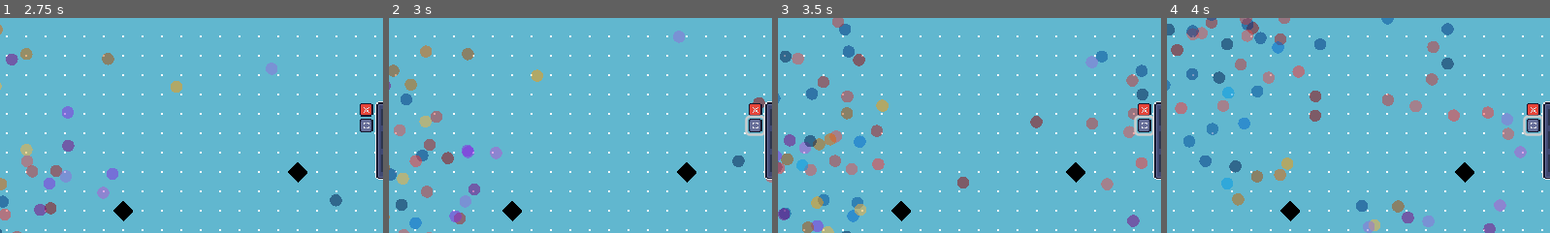
Above: before the commit, frames 1-4 (left to right).
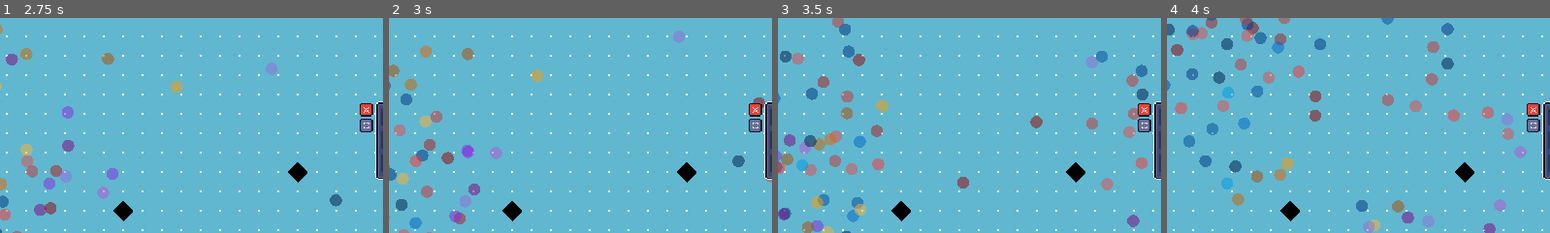
Above: after the commit, the same moments.

Repository: joesobo/EcoSystem
Game: Godot game, scene res://scenes/marching_squares.tscn
The game is run twice, just before and just after one commit, with the same random seed, the same clock (stepped at 60 frames per second) and the same inputs.
Inputs (mouse positions are % of the whole screen's width and height, from its top left):
- Up to frame 1 (2.75 s): drag from (52, 47) to (37, 78) at 0.52 s; drag from (30, 54) to (18, 90) at 1.27 s; move the mouse to (60, 27) at 2.02 s; hold B (toggle_breeding) from 2.03 s (still down); click (60, 27) at 2.17 s
- Up to frame 2 (3 s): release B (toggle_breeding) at 2.75 s; click (59, 33) at 2.75 s
- Up to frame 3 (3.5 s): no input
- Up to frame 4 (4 s): click (59, 33) at 3.5 s
The pictures show only the part of the screen within x 11-61%, y 8-58%; the shares and areas given below are measured in that part.

Frame 1 is identical in both runs. In frame 2, 0.2% of the frame differs, in the area x 92-98%, y 45-55%; in frame 3, 0.2%; in frame 4, 0.2%.

Commit message:
draggable menus

Diff:
--- a/scenes/root_menu.tscn
+++ b/scenes/root_menu.tscn
@@ -13,6 +13,10 @@
 [sub_resource type="StyleBoxEmpty" id="StyleBoxEmpty_gwel2"]
 
 [sub_resource type="StyleBoxEmpty" id="StyleBoxEmpty_02f48"]
+
+[sub_resource type="StyleBoxEmpty" id="StyleBoxEmpty_0wfl5"]
+
+[sub_resource type="StyleBoxEmpty" id="StyleBoxEmpty_ge7gn"]
 
 [sub_resource type="StyleBoxEmpty" id="StyleBoxEmpty_ali7a"]
 
@@ -41,6 +45,8 @@
 offset_bottom = 28.0
 theme_override_styles/normal = SubResource("StyleBoxEmpty_gwel2")
 theme_override_styles/hover = SubResource("StyleBoxEmpty_02f48")
+theme_override_styles/pressed = SubResource("StyleBoxEmpty_0wfl5")
+theme_override_styles/focus = SubResource("StyleBoxEmpty_ge7gn")
 action_mode = 0
 icon = ExtResource("3_xj31v")
 
--- a/scripts/ui/root_menu.gd
+++ b/scripts/ui/root_menu.gd
@@ -10,6 +10,18 @@
 
 func _ready():
 	close_button.connect("pressed", Callable(self, "_on_close_button_pressed"))
+	move_button.connect("gui_input", Callable(self, "_on_move_button_pressed"))
 
 func _on_close_button_pressed():
 	get_parent().call("close_menu", menu_name)
+
+func _on_move_button_pressed(event):
+	if event is InputEventMouseButton:
+		if event.button_index == MOUSE_BUTTON_LEFT:
+			if event.pressed:
+				is_dragging = true
+				drag_offset = event.position
+			else:
+				is_dragging = false
+	elif event is InputEventMouseMotion && is_dragging:
+		global_position += event.position - drag_offset
Not shown: 1 places in scenes/root_menu.tscn that only renumber resources
